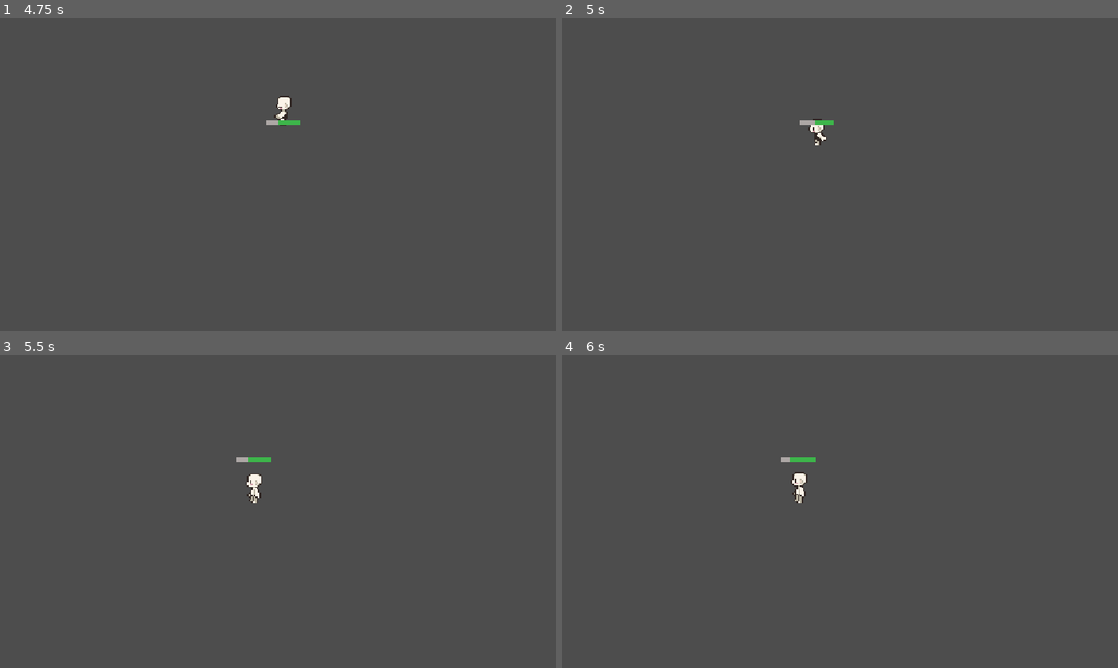
Above: before the commit, frames 1-4 (two rows, left to right).
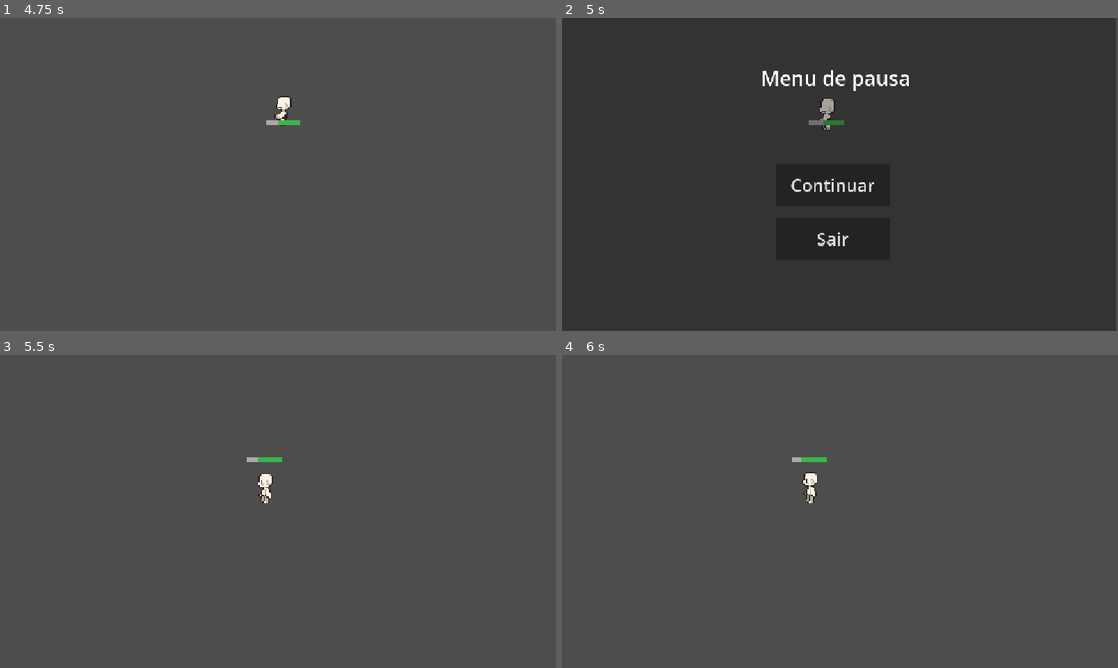
Above: after the commit, the same moments.

Repository: iMnth4sK/Day-by-Day
Game: Godot game, scene res://Scenes/MainMenu.tscn
Two runs of this game, one before a commit and one after it. Both use one fixed random seed, a clock stepped at 60 frames per second and the inputs below. Before the commit the project starts from res://Scenes/control.tscn.
Inputs (mouse positions are in pixels of both pictures, inside the frame that each line leads up to):
- Up to frame 1 (4.75 s): click "Novo Jogo" at 0.5 s; tap Enter (ui_accept) at 1.25, 1.52, 2.27, 3.77, 4.52 s; hold D (move_right) 1.28-2.03 s; hold Shift 1.28-2.03 s; hold S (move_down) 2.03-2.78 s; tap Shift at 2.1, 3.6 s; hold D (move_right) 2.78-3.53 s; hold Shift 2.78-3.53 s; hold W (move_up) 3.53-4.28 s; hold A (move_left) from 4.28 s (still down); hold Shift from 4.28 s (still down)
- Up to frame 2 (5 s): keep holding A (move_left); keep holding Shift; tap Escape (ui_cancel) at 4.9 s
- Up to frame 3 (5.5 s): release A (move_left) at 5 s; release Shift at 5 s; click (272, 520) at 5 s, where only the run after the commit has a clickable "Continuar"
- Up to frame 4 (6 s): hold A (move_left) from 5.78 s (still down); tap Shift at 5.85 s

Frame 1 is identical in both runs. In frame 2, 99% of the frame differs, in the area x 0-100%, y 0-100%; in frame 3, 0.4%; in frame 4, 0.5%.

Commit message:
adicionei tela inicial e pause pro jogo

Diff:
--- a/Scenes/principal.tscn
+++ b/Scenes/principal.tscn
@@ -1,6 +1,7 @@
 [gd_scene format=3 uid="uid://d3f2w2u0b78kp"]
 
 [ext_resource type="PackedScene" uid="uid://bigk53s6fjj48" path="res://Scenes/player.tscn" id="1_8nnpo"]
+[ext_resource type="Script" uid="uid://c21r2av87n08u" path="res://Scripts/PauseUI.gd" id="2_iylmw"]
 
 [sub_resource type="RectangleShape2D" id="RectangleShape2D_8nnpo"]
 size = Vector2(7.5752144, 26.946575)
@@ -9,6 +10,7 @@
 scale = Vector2(0.8879742, 1.1595513)
 
 [node name="Player" parent="." unique_id=890080282 instance=ExtResource("1_8nnpo")]
+position = Vector2(645.28906, 276.8312)
 scale = Vector2(-1.7538306, 1.3404828)
 
 [node name="StaticBody2D" type="StaticBody2D" parent="." unique_id=1240516990]
@@ -18,3 +20,57 @@
 position = Vector2(0.5292182, 74.226)
 scale = Vector2(1.271058, 1)
 shape = SubResource("RectangleShape2D_8nnpo")
+
+[node name="PauseCanvas" type="CanvasLayer" parent="." unique_id=734797093]
+process_mode = 3
+script = ExtResource("2_iylmw")
+
+[node name="PauseMenu" type="Control" parent="PauseCanvas" unique_id=110095036]
+visible = false
+layout_mode = 3
+anchors_preset = 15
+anchor_right = 1.0
+anchor_bottom = 1.0
+grow_horizontal = 2
+grow_vertical = 2
+
+[node name="ColorRect" type="ColorRect" parent="PauseCanvas/PauseMenu" unique_id=1867161570]
+modulate = Color(0, 0, 0, 0.3372549)
+layout_mode = 0
+offset_right = 1148.0
+offset_bottom = 650.0
+
+[node name="Label" type="Label" parent="PauseCanvas/PauseMenu" unique_id=783693838]
+layout_mode = 0
+offset_left = 389.0
+offset_top = 63.0
+offset_right = 745.0
+offset_bottom = 186.0
+theme_override_font_sizes/font_size = 42
+text = "Menu de pausa"
+horizontal_alignment = 1
+vertical_alignment = 1
+
+[node name="Continuar" type="Button" parent="PauseCanvas/PauseMenu" unique_id=1256718686]
+layout_mode = 0
+offset_left = 443.0
+offset_top = 302.0
+offset_right = 679.0
+offset_bottom = 390.0
+theme_override_font_sizes/font_size = 36
+text = "Continuar
+"
+icon_alignment = 1
+
+[node name="Sair" type="Button" parent="PauseCanvas/PauseMenu" unique_id=465258843]
+layout_mode = 0
+offset_left = 443.0
+offset_top = 413.0
+offset_right = 679.0
+offset_bottom = 501.0
+theme_override_font_sizes/font_size = 36
+text = "Sair"
+icon_alignment = 1
+
+[connection signal="pressed" from="PauseCanvas/PauseMenu/Continuar" to="PauseCanvas" method="_on_continuar_pressed"]
+[connection signal="pressed" from="PauseCanvas/PauseMenu/Sair" to="PauseCanvas" method="_on_sair_pressed"]
--- /dev/null
+++ b/Scripts/PauseUI.gd
@@ -0,0 +1,31 @@
+extends CanvasLayer
+
+@onready var pause_menu = $PauseMenu
+
+func _ready():
+	# Começa o jogo com o menu escondido
+	pause_menu.hide()
+
+func _input(event):
+	# Verifica se apertou ESC
+	if event.is_action_pressed("ui_cancel"):
+		toggle_pause()
+
+func toggle_pause():
+	# Inverte o estado de pausa do jogo
+	var new_pause_state = !get_tree().paused
+	get_tree().paused = new_pause_state
+
+	# Mostra ou esconde o menu
+	if new_pause_state:
+		pause_menu.show()
+	else:
+		pause_menu.hide()
+
+# --- CONEXÃO DOS BOTÕES ---
+
+func _on_continuar_pressed():
+	toggle_pause() # Despausa e fecha o menu
+
+func _on_sair_pressed():
+	get_tree().quit() # Fecha o jogo
Renamed: Scenes/control.tscn -> Scenes/MainMenu.tscn
Not shown, added: Scripts/PauseUI.gd.uid
